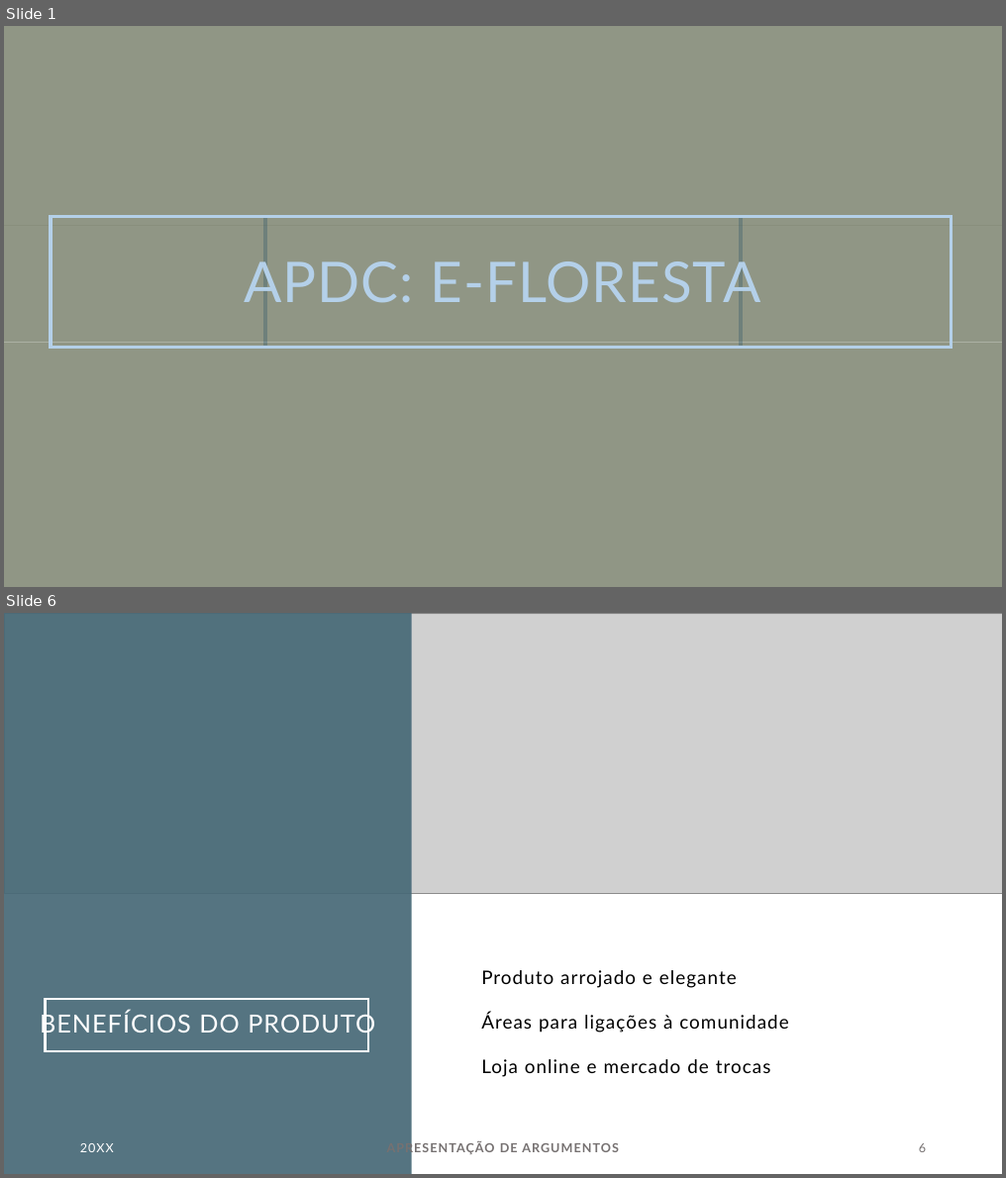
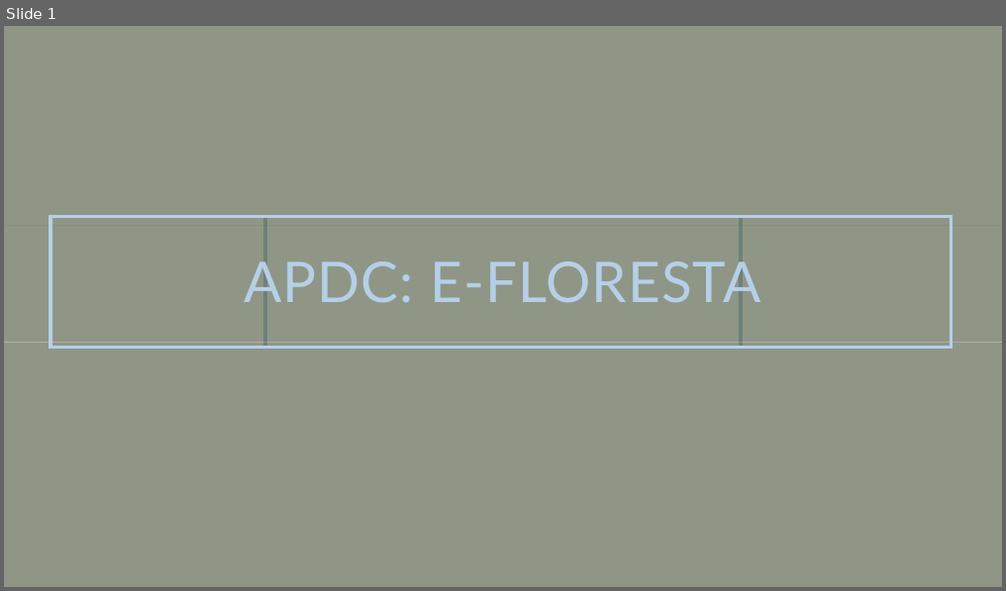
Before and after one commit to Timzudo/E-Floresta, a slide deck: Apresentacao_ALFA.pptx. Shown one above the other, each under a label of ours: slides 1 and 6 before the commit, slide 1 after it; the slides between them are not shown. The pictures are 1006x1178 and 1006x591 pixels, drawn with LibreOffice and Linux fonts; fonts in the diff are those of the drawing; grey boxes stand for pictures; background and template pictures are left out. Boxes give left, top, right and bottom in pixels: in the first picture for what was removed or moved away, otherwise in the second. Text is boxed around its words. In the diff, an @@ line names an element or a change of style, - is before the commit and + after.

Commit message:
Apresentacao_ALFA
Atualização do powerpoint para a apresentação ALFA

```diff
--- a/Apresentacao_ALFA.pptx
+++ b/Apresentacao_ALFA.pptx
@@ slide 6 removed at (4, 613, 1002, 1174), background #FFFFFF @@
@@ picture removed at (4, 613, 1002, 894) @@
@@ title removed at (4, 613, 412, 1174) @@
-BENEFÍCIOS DO PRODUTO
@@ text removed at (481, 970, 789, 1077) @@
-Produto arrojado e elegante
-Áreas para ligações à comunidade
-Loja online e mercado de trocas
@@ rectangle removed at (46, 999, 368, 1052) @@
@@ text removed at (80, 1144, 114, 1153) @@
-20XX
@@ text removed at (387, 1142, 619, 1156) @@
-APRESENTAÇÃO DE ARGUMENTOS
@@ page number removed at (919, 1144, 926, 1153) @@
-6
```
Also in this commit, not shown: 2 slides changed, 3 slides added, 6 other slides removed.
